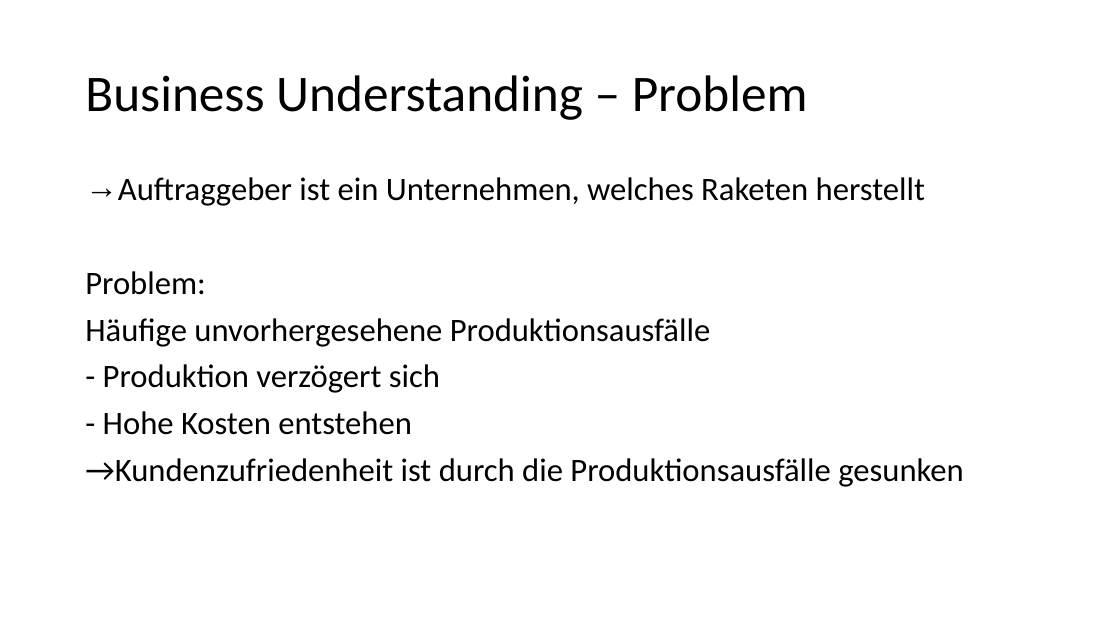
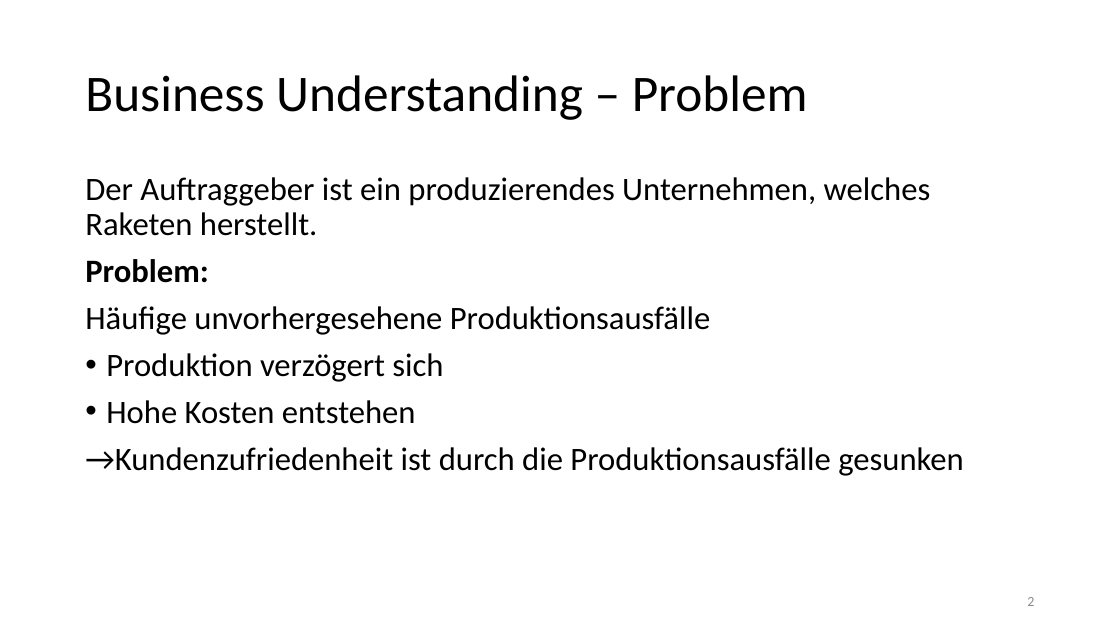
Before and after one commit to Flitschi7/big-data-management, a slide deck: slide 2 of Organisational/Dokumentation HHZ Rocket Project.pptx. Drawn at 1120x630 pixels with LibreOffice and Linux fonts; fonts in the diff are those of the drawing. Boxes give left, top, right and bottom in pixels: in the first picture for what was removed or moved away, otherwise in the second. Text is boxed around its words. In the diff, an @@ line names an element or a change of style, - is before the commit and + after.

```diff
--- a/Organisational/Dokumentation HHZ Rocket Project.pptx
+++ b/Organisational/Dokumentation HHZ Rocket Project.pptx
@@ text at [85, 177, 931, 236]: text changed @@
-→ Auftraggeber ist ein Unternehmen, welches Raketen herstellt
+Der Auftraggeber ist ein produzierendes Unternehmen, welches Raketen herstellt.
@@ text at [85, 259, 209, 283]: bold on in "Problem:" @@
@@ text at [106, 353, 443, 424]: text changed @@
-- Produktion verzögert sich
-- Hohe Kosten entstehen
+• Produktion verzögert sich
+• Hohe Kosten entstehen
@@ page number added at [1027, 597, 1034, 606], 12 pt, text #8C8C8C @@
+2
```
Also in this commit, not shown: 27 other slides changed.
